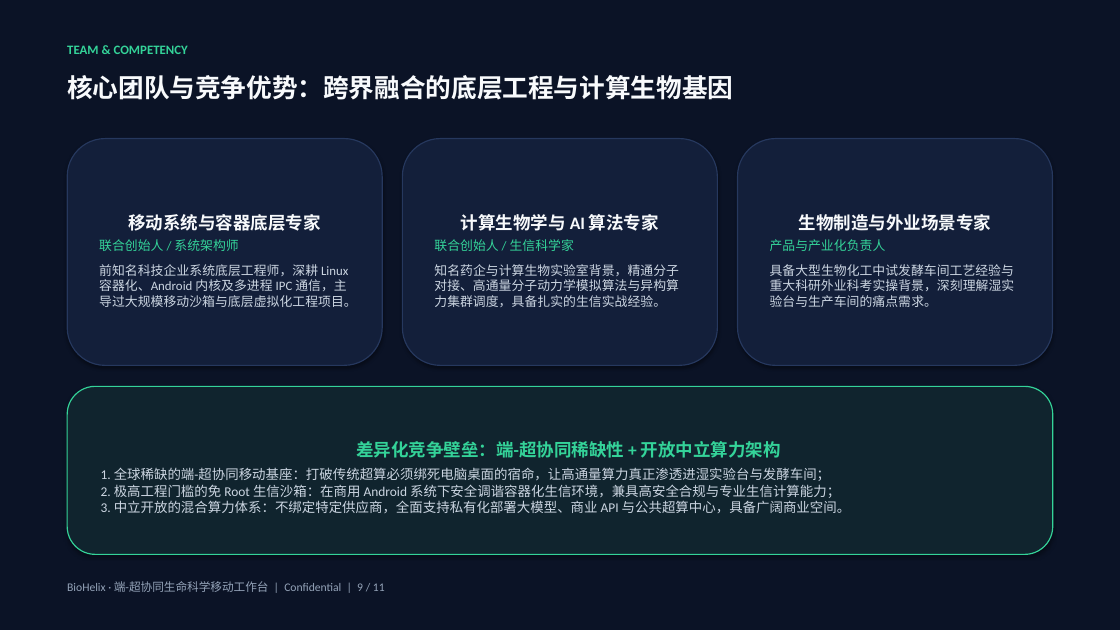
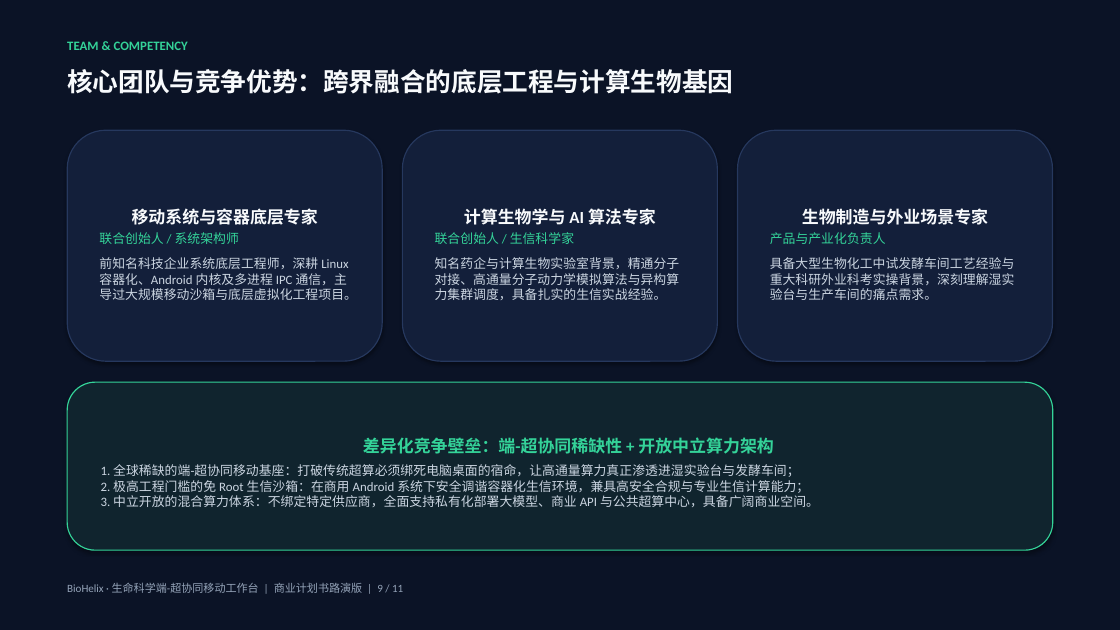
Before and after one commit to dollarser/helix-agent, a slide deck: slide 9 of docs/product/BioHelix_商业计划书_路演版.pptx. Drawn at 1120x630 pixels with LibreOffice and Linux fonts; fonts in the diff are those of the drawing. Boxes give left, top, right and bottom in pixels: in the first picture for what was removed or moved away, otherwise in the second. Text is boxed around its words. In the diff, an @@ line names an element or a change of style, - is before the commit and + after.

```diff
--- a/docs/product/BioHelix_商业计划书_路演版.pptx
+++ b/docs/product/BioHelix_商业计划书_路演版.pptx
@@ text "TEAM & COMPETENCY": place and size @@
-text "TEAM & COMPETENCY" at (67,45,188,54)
+text "TEAM & COMPETENCY" at (67,41,188,50)
@@ text "核心团队与竞争优势：跨界融合的底层工程与计算生物基因": place and size @@
-text "核心团队与竞争优势：跨界融合的底层工程与计算生物基因" at (67,75,733,100)
+text "核心团队与竞争优势：跨界融合的底层工程与计算生物基因" at (67,69,733,94)
@@ rounded rectangle "移动系统与容器底层专家": place and size @@
-rounded rectangle "移动系统与容器底层专家" at (67,139,382,365)
+rounded rectangle "移动系统与容器底层专家" at (67,130,382,361)
@@ rounded rectangle "计算生物学与 AI 算法专家": place and size @@
-rounded rectangle "计算生物学与 AI 算法专家" at (402,139,718,365)
+rounded rectangle "计算生物学与 AI 算法专家" at (402,130,718,361)
@@ rounded rectangle "生物制造与外业场景专家": place and size @@
-rounded rectangle "生物制造与外业场景专家" at (738,139,1053,365)
+rounded rectangle "生物制造与外业场景专家" at (738,130,1053,361)
@@ text in rounded rectangle at (132,208,318,225): size 15 to 14.5 pt in "移动系统与容器底层专家" @@
@@ text in rounded rectangle at (464,208,656,225): size 15 to 14.5 pt in "计算生物学与 AI 算法专家" @@
@@ text in rounded rectangle at (802,208,988,225): size 15 to 14.5 pt in "生物制造与外业场景专家" @@
@@ rounded rectangle "差异化竞争壁垒：端-超协同稀缺性 + 开放中立算力架构": place and size @@
-rounded rectangle "差异化竞争壁垒：端-超协同稀缺性 + 开放中立算力架构" at (67,386,1053,555)
+rounded rectangle "差异化竞争壁垒：端-超协同稀缺性 + 开放中立算力架构" at (67,382,1053,550)
@@ rounded rectangle "差异化竞争壁垒：端-超协同稀缺性 + 开放中立算力架构" at (67,382,1053,550): size 15 to 14.5 pt in "差异化竞争壁垒：端-超协同稀缺性 + 开放中立算力架构"; size 11.5 to 11 pt in "1. 全球稀缺的端-超协同移动基座：打破传统超算必须绑死电脑桌面的宿命，让高通量算力真正渗透进湿实验台与发酵车间； 2. ..." @@
@@ text at (67,583,403,593): text changed; size 10 to 9.5 pt @@
-BioHelix · 端-超协同生命科学移动工作台 | Confidential | 9 / 11
+BioHelix · 生命科学端-超协同移动工作台 | 商业计划书路演版 | 9 / 11
```
Also in this commit, not shown: 9 other slides changed, 3 other files.
